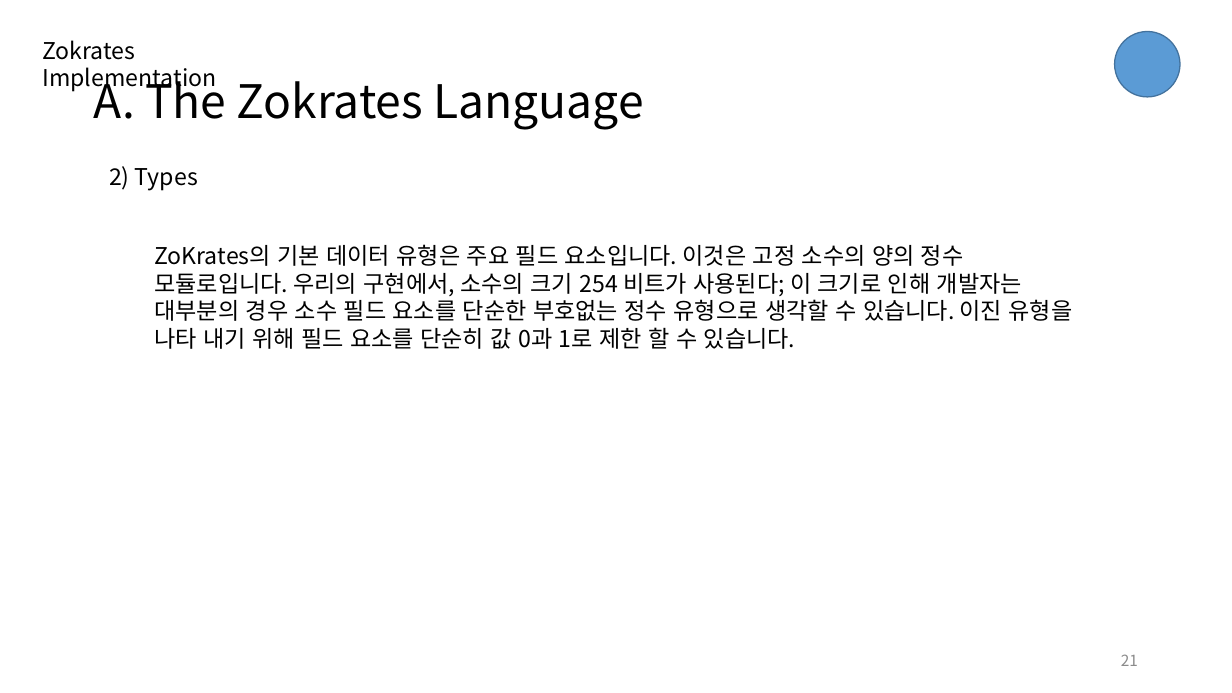
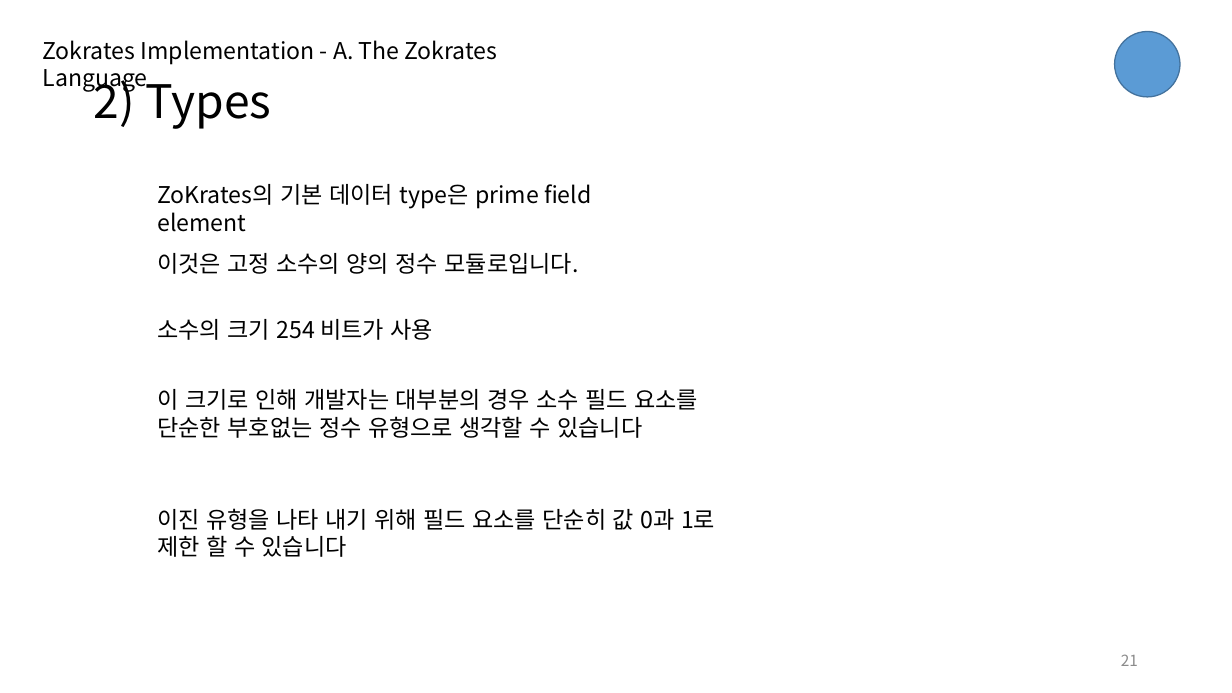
Before and after one commit to djm02309/paper, a slide deck: slide 21 of zokrates/ZoKrates.pptx. Drawn at 1232x693 pixels with LibreOffice and Linux fonts; fonts in the diff are those of the drawing. Boxes give left, top, right and bottom in pixels: in the first picture for what was removed or moved away, otherwise in the second. Text is boxed around its words. In the diff, an @@ line names an element or a change of style, - is before the commit and + after.

```diff
--- a/zokrates/ZoKrates.pptx
+++ b/zokrates/ZoKrates.pptx
@@ text at [42, 40, 497, 92]: text changed @@
-Zokrates Implementation
+Zokrates Implementation - A. The Zokrates Language
@@ title at [94, 73, 271, 129]: text changed @@
-A. The Zokrates Language
+2) Types
@@ text removed at [109, 166, 198, 190] @@
-2) Types
@@ text added at [157, 184, 592, 209], 18 pt, text #000000 @@
+ZoKrates의 기본 데이터 type은 prime field element
@@ text removed at [154, 244, 1073, 349] @@
-ZoKrates의 기본 데이터 유형은 주요 필드 요소입니다. 이것은 고정 소수의 양의 정수 모듈로입니다. 우리의 구현에서, 소수의 크기 254 비트가 사용된다; 이 크기로 인해 개발자는 대부분의 경우 소수 필드 요소를 단순한 부호없는 정수 유형으로 생각할 수 있습니다. 이진 유형을 나타 내기 위해 필드 요소를 단순히 값 0과 1로 제한 할 수 있습니다.
@@ text added at [157, 253, 579, 274], 18 pt, text #000000 @@
+이것은 고정 소수의 양의 정수 모듈로입니다.
@@ text added at [157, 319, 433, 340], 18 pt, text #000000 @@
+소수의 크기 254 비트가 사용
@@ text added at [157, 389, 698, 438], 18 pt, text #000000 @@
+이 크기로 인해 개발자는 대부분의 경우 소수 필드 요소를 단순한 부호없는 정수 유형으로 생각할 수 있습니다
@@ text added at [157, 508, 715, 557], 18 pt, text #000000 @@
+이진 유형을 나타 내기 위해 필드 요소를 단순히 값 0과 1로 제한 할 수 있습니다
```
Also in this commit, not shown: 24 other slides changed.
